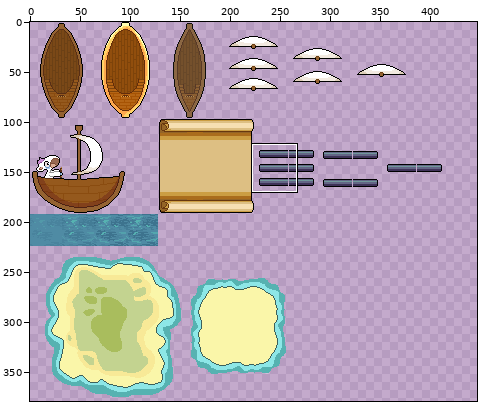
Sprite sheet: src/org/titlepending/resources/images/ShipSS.png. Above, an overview of the earlier version with the close-up marked.
Close-up. As it was:
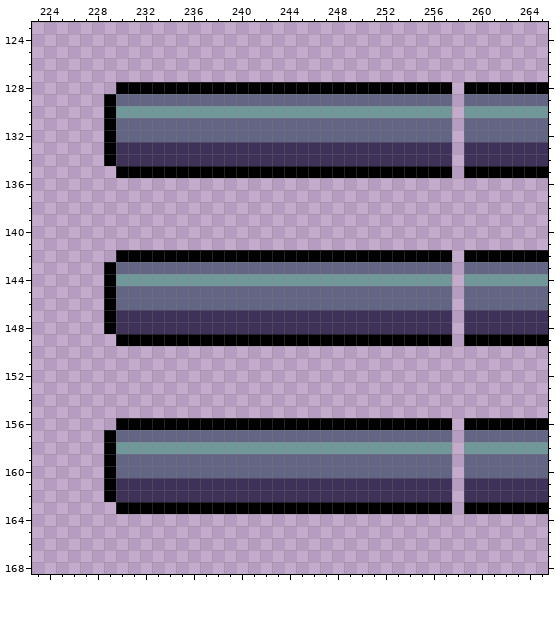
The file is 512x512 pixels. Pixels under 10% opacity are left out. Colours within 5 levels of each other are drawn and written as one. Shown: x 223..265, y 123..168. The wide view leaves out empty margins. The commit also changed other parts of the picture, which this record leaves out.
Now the later version:
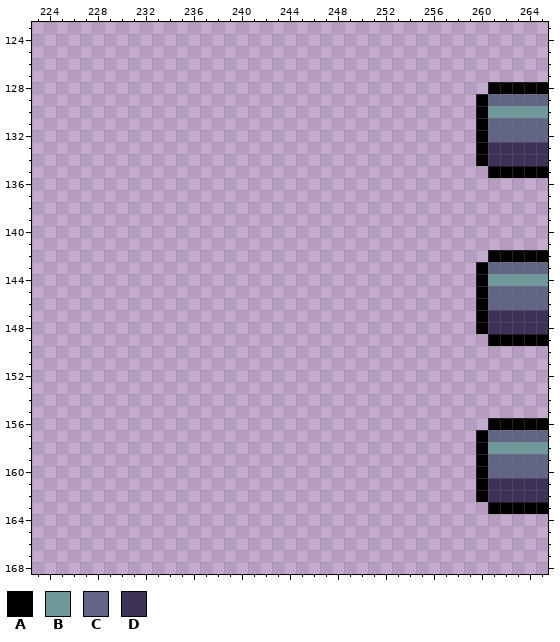
Palette (. is transparent): A #000000  B #70979a  C #636585  D #3f3258
What changed:
The author changed colour B to colour A in row 130 at x 260; in row 144 at x 260; in row 158 at x 260.
The author changed colour C to colour A in row 129 at x 260; in rows 131 to 132 at x 260; in row 143 at x 260; in rows 145 to 146 at x 260; in row 157 at x 260; in rows 159 to 160 at x 260.
The author changed colour D to colour A in rows 133 to 134 at x 260; in rows 147 to 148 at x 260; in rows 161 to 162 at x 260.
The edit erases colour A in row 128 at x 230 to 257 and 259 to 260; in rows 129 to 134 at x 229; in row 135 at x 230 to 257 and 259 to 260; in row 142 at x 230 to 257 and 259 to 260; in rows 143 to 148 at x 229; in row 149 at x 230 to 257 and 259 to 260.
The edit erases colour A in row 156 at x 230 to 257 and 259 to 260; in rows 157 to 162 at x 229; in row 163 at x 230 to 257 and 259 to 260.
The edit erases colour B in row 130 at x 230 to 257 and 259; in row 144 at x 230 to 257 and 259; in row 158 at x 230 to 257 and 259.
The edit erases colour C in row 129 at x 230 to 257 and 259; in rows 131 to 132 at x 230 to 257 and 259; in row 143 at x 230 to 257 and 259; in rows 145 to 146 at x 230 to 257 and 259; in row 157 at x 230 to 257 and 259; in rows 159 to 160 at x 230 to 257 and 259.
The edit erases colour D in rows 133 to 134 at x 230 to 257 and 259; in rows 147 to 148 at x 230 to 257 and 259; in rows 161 to 162 at x 230 to 257 and 259.
Boxes around the changes in both close-ups, in picture pixels (x1, y1, x2, y2):
changed: (104, 82, 488, 178)
changed: (104, 250, 488, 346)
changed: (104, 418, 488, 514)
